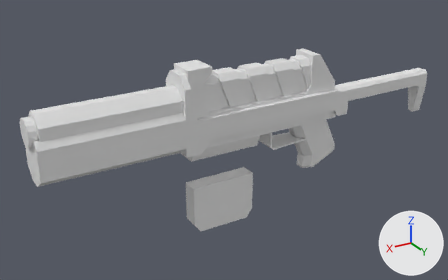
What one commit did to the Blender file Source Content/Weapons/Assault Rifle/Assault Rifle.blend.
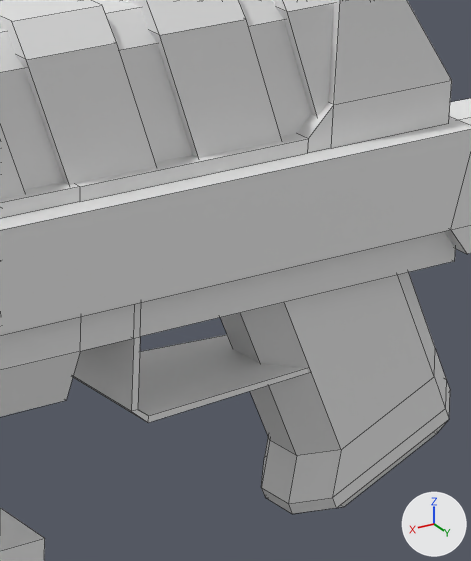
Each version is shown whole from a 50 mm camera at (12.35, 15.46, 7.35) aimed at (2.72, -0.58, -0.67), then close up on the part from 54% to 76% of the width and 23% to 63% of the height. Arrows for +X, +Y and +Z are at lower right; the lights stay in place. The close-ups show mesh edges as thin lines.
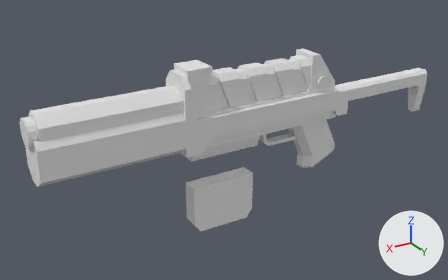
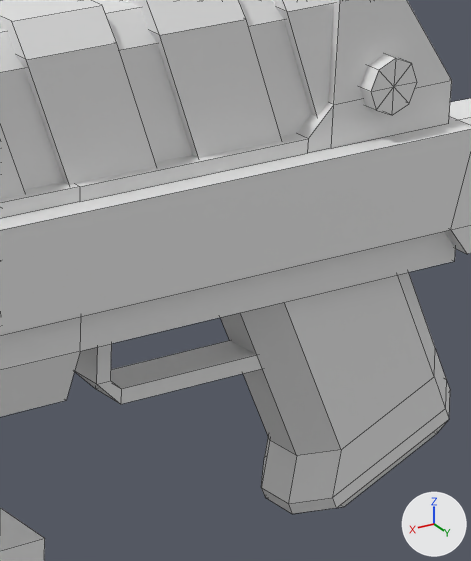
Changed parts and their boxes (x1, y1, x2, y2) in the close-ups (471 x 561 px):
'Cube.005', reshaped: before (0, 232, 456, 423); after (0, 232, 456, 417)
'Cube.014', added: after (75, 340, 262, 404)
'Cylinder.001', added: after (360, 54, 417, 115)
part 1 of me_cube_014, cut back: before (73, 258, 454, 423); after (94, 258, 454, 348)

Diff of the bpy script that builds the scene:
```diff
--- a/Source Content/Weapons/Assault Rifle/Assault Rifle.blend.py
+++ b/Source Content/Weapons/Assault Rifle/Assault Rifle.blend.py
@@ me_cube_014 @@
 # used by ob_cube_005; location = (0.0, -0.05, -0.7); scale = (1.0, 0.487, 1.0)
-me_cube_014.from_pydata(...)  # 36 vertices, 33 faces; spans x -1.1..4.4, y -1.0..1.0, z -0.23..0.7
+me_cube_014.from_pydata(...)  # 16 vertices, 14 faces; spans x -1.1..4.4, y -1.0..1.0, z 0.0..0.7
+# me_cube_014 part 1
+# 20 vertices are removed from x -0.1..1.58, y -1.0..1.0, z -0.23..0.7
+# 23 faces are deleted
+# 4 new faces join them
@@ me_cube_001 @@
+me_cube_001.from_pydata([(1.1, 1.0, -0.6), (1.1, -1.0, -0.6), (0.9, -1.0, -0.6), (0.9, 1.0, -0.6), (1.1, 1.0, 0.7), (1.1, -1.0, 0.7), (0.9, -1.0, 0.7), (0.9, 1.0, 0.7), (0.74, -1.0, -0.74), (0.74, 1.0, -0.74), (0.74, 1.0, -0.94), (0.74, -1.0, -0.94), (-1.86, -1.0, -0.94), (-1.86, -1.0, -0.74), (-1.86, 1.0, -0.94), (-1.86, 1.0, -0.74)], [], [(1, 5, 6, 2), (4, 0, 3, 7), (2, 6, 7, 3), (0, 4, 5, 1), (2, 3, 9, 8), (3, 0, 10, 9), (0, 1, 11, 10), (1, 2, 8, 11), (11, 8, 13, 12), (10, 11, 12, 14), (9, 10, 14, 15), (8, 9, 15, 13)])
+me_cube_001.materials.append(mat_material_002)  # white #e7e7e7
@@ me_cylinder_001 @@
+me_cylinder_001.from_pydata([(0.0, 1.0, -1.0), (0.71, 0.71, -1.0), (1.0, 0.0, -1.0), (0.71, -0.71, -1.0), (0.0, -1.0, -1.0), (-0.71, -0.71, -1.0), (-1.0, 0.0, -1.0), (-0.71, 0.71, -1.0), (0.0, 1.0, 0.0), (0.71, 0.71, 0.0), (1.0, 0.0, 0.0), (0.71, -0.71, 0.0), (0.0, -1.0, 0.0), (-0.71, -0.71, 0.0), (-1.0, 0.0, 0.0), (-0.71, 0.71, 0.0), (0.0, 0.0, -1.0)], [], [(16, 0, 1), (16, 1, 2), (16, 2, 3), (16, 3, 4), (16, 4, 5), (16, 5, 6), (16, 6, 7), (7, 0, 16), (0, 8, 9, 1), (1, 9, 10, 2), (2, 10, 11, 3), (3, 11, 12, 4), (4, 12, 13, 5), (5, 13, 14, 6), (6, 14, 15, 7), (8, 0, 7, 15)])
@@ ob_cube_014 @@
+ob_cube_014 = bpy.data.objects.new('Cube.014', me_cube_001)
+ob_cube_014.location = (1.017, -0.05, -0.4)
+ob_cube_014.scale = (0.56, 0.153, 0.56)
@@ ob_cylinder_001 @@
+ob_cylinder_001 = bpy.data.objects.new('Cylinder.001', me_cylinder_001)
+ob_cylinder_001.location = (-0.405, 0.302, 1.084)
+ob_cylinder_001.rotation_euler = (1.571, 0.0, 0.0)  # degrees (90, 0, 0)
+ob_cylinder_001.scale = (0.196, 0.196, 0.196)
```
